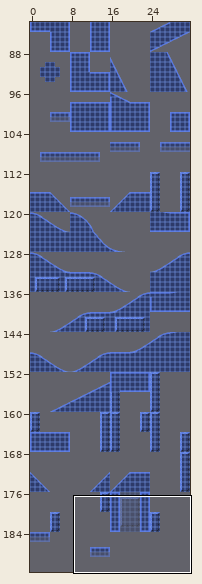
A Tiled map gets an edit: assets/levels/R0/tilemap128.tmx. Above: a wide view before the commit, with the close-up outlined.
Close-up. First the earlier version:
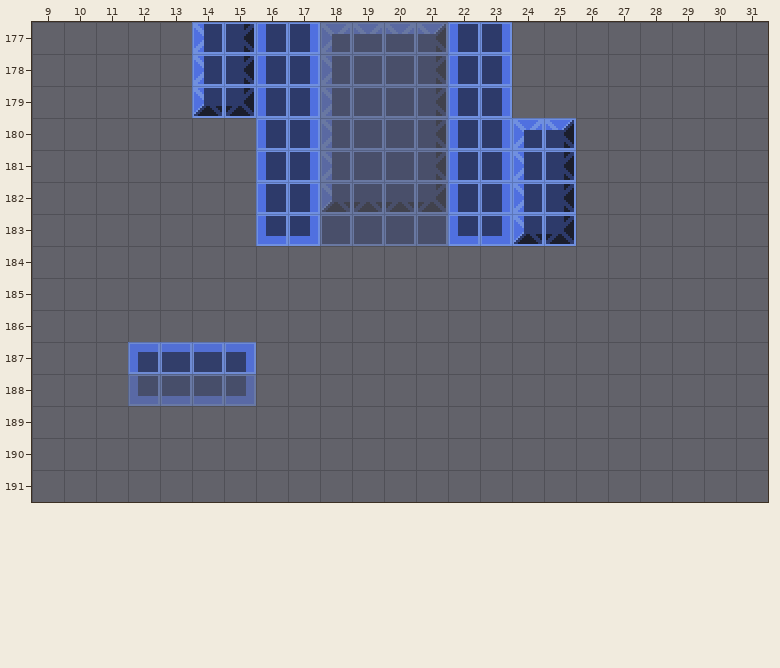
Cells are 16x16 px. Shown: x 9..31, y 177..191.
The result:
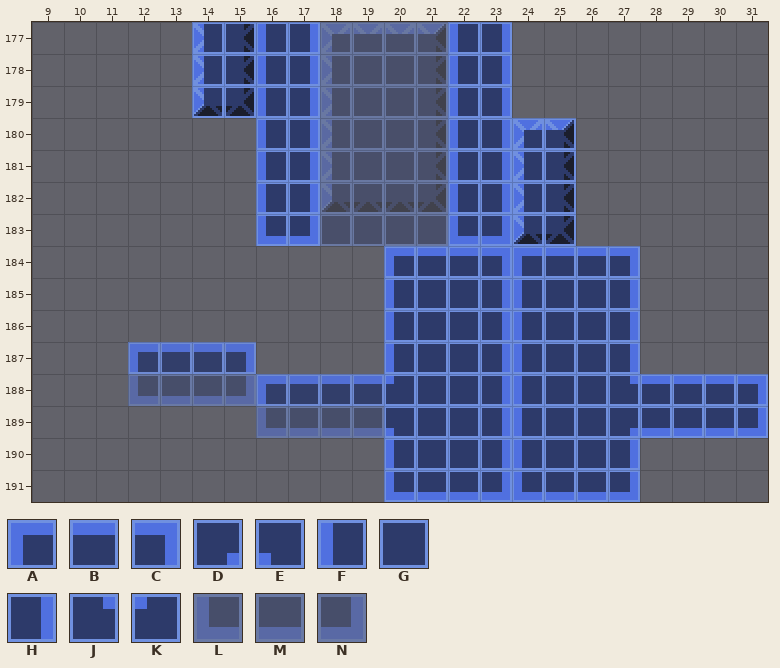
Key: from "16x16": A 1, B 2, C 3, D 6, E 7, F 9, G 10, H 11, J 14, K 15, L 17, M 18, N 19.
_ is an empty cell, . an unchanged one.
See-through tiles are keyed as they look on the map.
Edits made:
--- layer "solid"
@@ x 20..31 @@
-184 ________....
-185 ________....
-186 ________....
-187 ________....
-188 ____________
-189 ____________
-190 ________....
-191 ________....
+184 ABBCABBC....
+185 FGGHFGGH....
+186 FGGHFGGH....
+187 FGGHFGGH....
+188 KGGHFGGJBBBC
+189 EGGHFGGDMMMN
+190 FGGHFGGH....
+191 LMMNLMMN....
--- layer "oneway"
@@ x 16..19 @@
-188 ____
+188 ABBB
--- layer "none"
@@ x 16..19 @@
-189 ____
+189 LMMM
Changed places in both close-ups, as pixel boxes (x1, y1, x2, y2):
added: (256, 246, 768, 502)
